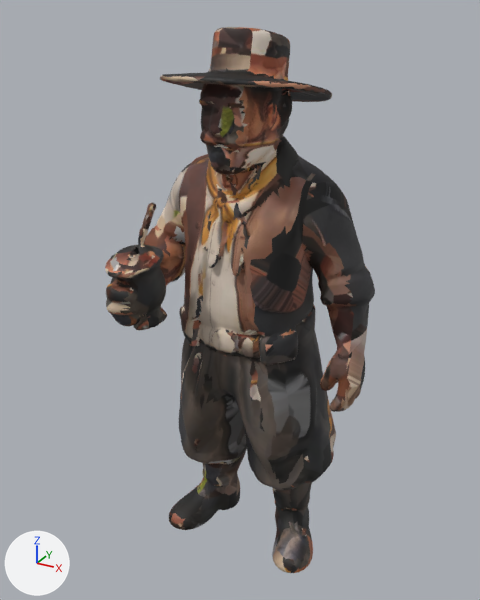
Two versions of the glTF model remotion/public/3d/lauro.glb, one commit apart.
One viewpoint serves both versions: a 50 mm lens placed at (1.041, -1.859, 1.042), pointed at (-0.01, 0.051, 0.088). Arrows for +X, +Y and +Z are at lower left; the lights stay in place. The picture after the commit comes second. Vertices at exactly the same position are counted once.

In view in the first picture: 'Lauro'.
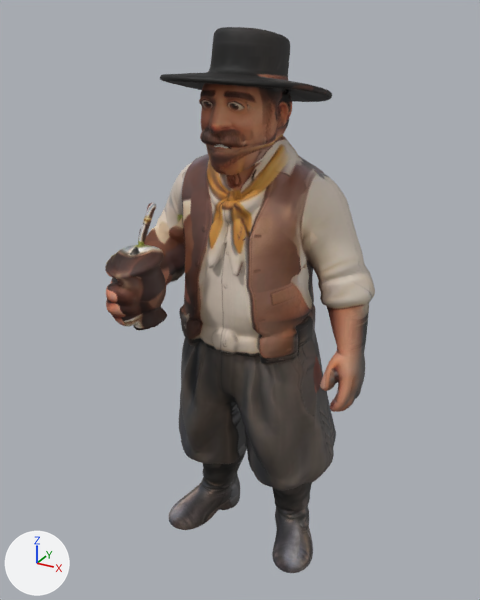
Edits to the bpy script that builds the scene:
```text
Change me_tmpny75ez8z_ply:
    used by ob_lauro; location = (0.0, 0.0, 0.0)
    remove me_tmpny75ez8z_ply.from_pydata(...)  # 16764 vertices, 33481 faces; spans x -0.44..0.43, y -0.36..0.38, z -1.0..0.99
    add me_tmpny75ez8z_ply.from_pydata(...)  # 17069 vertices, 34325 faces; spans x -0.44..0.43, y -0.36..0.38, z -1.0..0.99
    me_tmpny75ez8z_ply part 1: 137 vertices moved within x -0.12..0.23, y -0.09..0.14, z 0.17..0.72; 9 vertices removed from x -0.03..0.07, y -0.07..-0.04, z 0.37..0.65; 314 vertices added at x -0.24..0.24, y -0.36..0.31, z 0.16..0.4
    me_tmpny75ez8z_ply part 2: 27878 kept faces spanning x -0.44..0.43, y -0.36..0.38, z -1.0..0.99 get new texture (UV) coordinates
```

Changed parts and their boxes (x1, y1, x2, y2) in the pictures (480 x 600 px):
part 1 of me_tmpny75ez8z_ply, built on: before (201, 115, 315, 293); after (110, 116, 324, 306)
part 2 of me_tmpny75ez8z_ply, surface changed: (105, 27, 375, 573) in both
